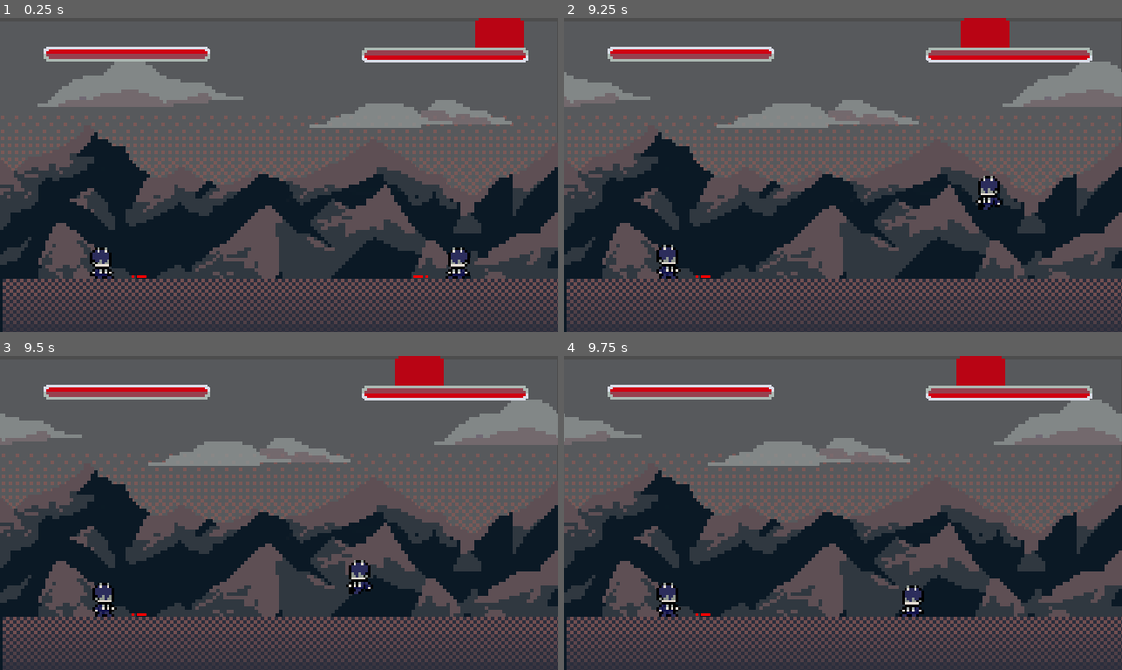
Above: before the commit, frames 1-4 (two rows, left to right).
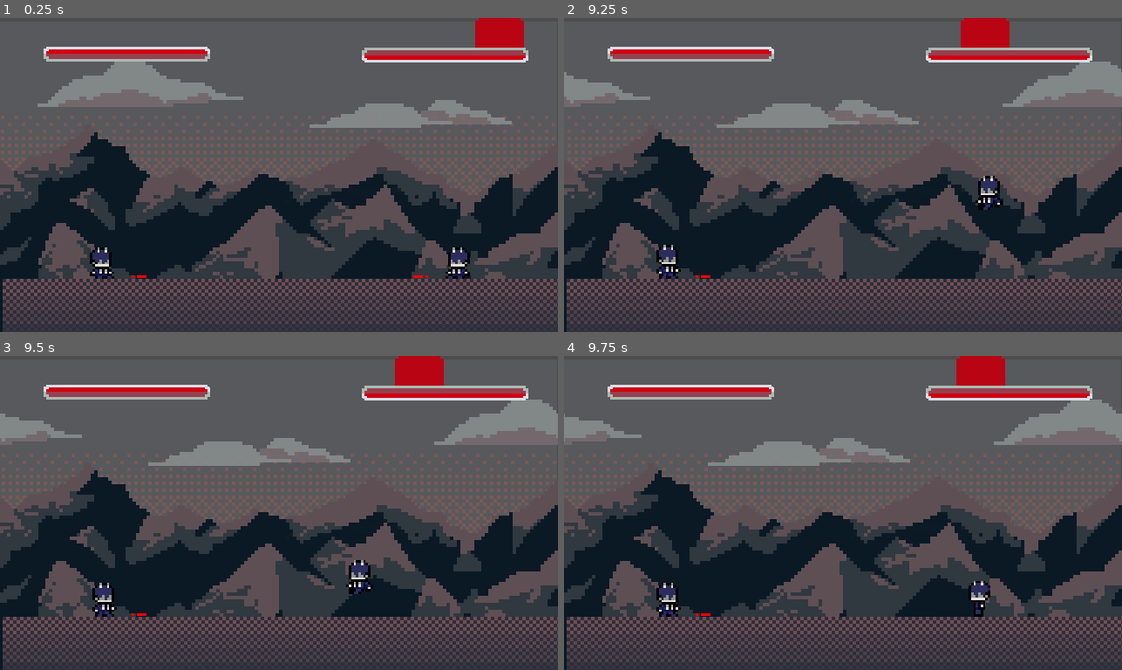
Above: after the commit, the same moments.

Repository: lucasmcclean/project-foxtrot-black-trigger-watchtower-omega
Game: Godot game, scene res://main.tscn
Same seed, same stepped clock (60 frames per second), same inputs: the game is played once before the commit and once after it.
Inputs:
- Up to frame 1 (0.25 s): no input
- Up to frame 2 (9.25 s): hold D (move_right) 0.53-1.28 s; tap Space (flash_step) at 0.6, 1.55, 2.85, 4.55, 5.1, 6.05, 7.35, 9.05 s; tap W (jump) at 0.77, 1.52, 3.02, 3.77, 4.52, 6.02, 6.77, 7.52, 9.02 s; tap Q (punch) at 0.8, 1.35, 2.3, 3.8, 4.35, 5.3, 5.85, 6.8, 8.3, 8.85 s; hold Insert (move_down) 1.28-2.03 s; hold D (move_right) 2.03-2.78 s; tap S (crouch) at 2.1, 6.6 s; hold Page Up (move_up) 2.78-3.53 s; hold A (move_left) 3.53-5.03 s; tap E (kick) at 3.6, 8.1 s; hold Insert (move_down) 5.03-5.78 s; hold D (move_right) 5.78-6.53 s; hold Page Up (move_up) 6.53-7.28 s; hold D (move_right) 7.28-8.03 s; hold Insert (move_down) 8.03-8.78 s; hold A (move_left) from 8.78 s (still down)
- Up to frame 3 (9.5 s): keep holding A (move_left)
- Up to frame 4 (9.75 s): release A (move_left) at 9.53 s; hold Page Up (move_up) from 9.53 s (still down); tap Space (flash_step) at 9.6 s

Frames 1-3 are identical in both runs. In frame 4, 0.7% of the frame differs, in the area x 60-77%, y 71-84%.

Commit message:
Flash step fixed to work even while still (easier for EEG player)

Diff:
--- a/project-foxtrot-black-trigger-watchtower-omega/player/player.gd
+++ b/project-foxtrot-black-trigger-watchtower-omega/player/player.gd
@@ -64,7 +64,7 @@
 		punch_hitbox.scale.x *= -1
 		kick_hitbox.scale.x *= -1
 
-	if input.punch and can_punch :
+	if input.punch and can_punch:
 		can_punch = false
 		punch()
 
@@ -138,14 +138,15 @@
 
 
 func handle_flash_step() -> void:
-	if(input.move.x == 0):
-		return
 	h_speed = 3000.0
 	can_flash = false
-	if(input.move.x > 0):
+	if input.move.x > 0:
+		velocity.x -= flash_impulse
+	elif input.move.x < 0:
+		velocity.x += flash_impulse
+	elif facing_right:
 		velocity.x -= flash_impulse
 	else:
-		velocity.x +=  flash_impulse
 		velocity.x += flash_impulse
 	state_machine.change_state(move_state)
 	await get_tree().create_timer(flash_cooldown).timeout
